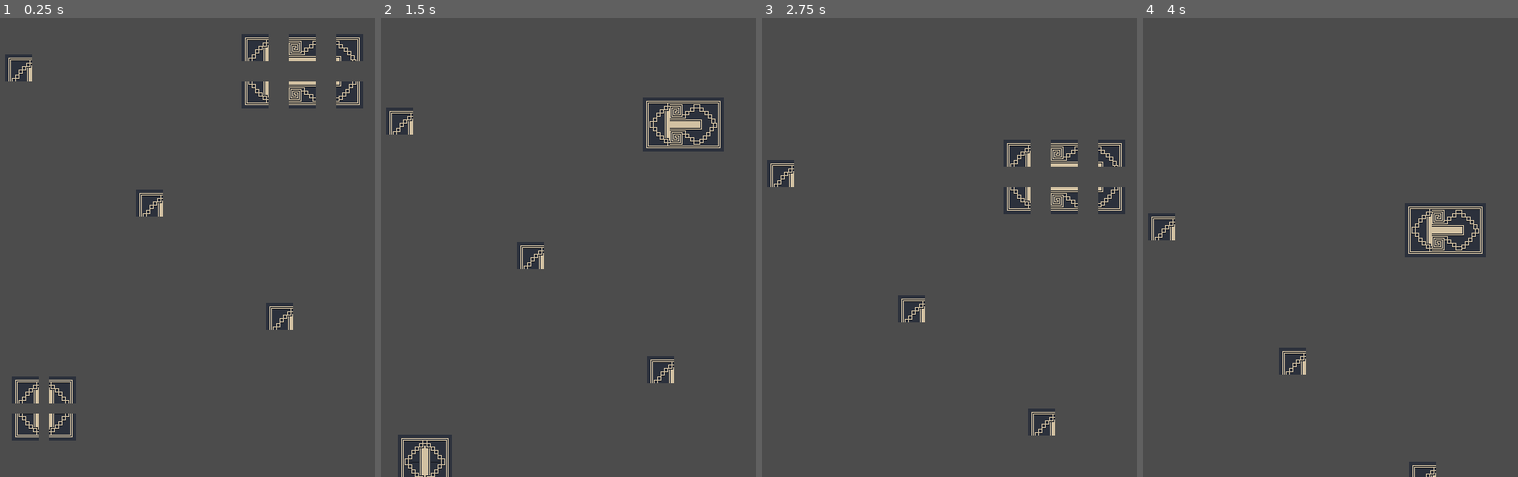
Above: before the commit, frames 1-4 (left to right).
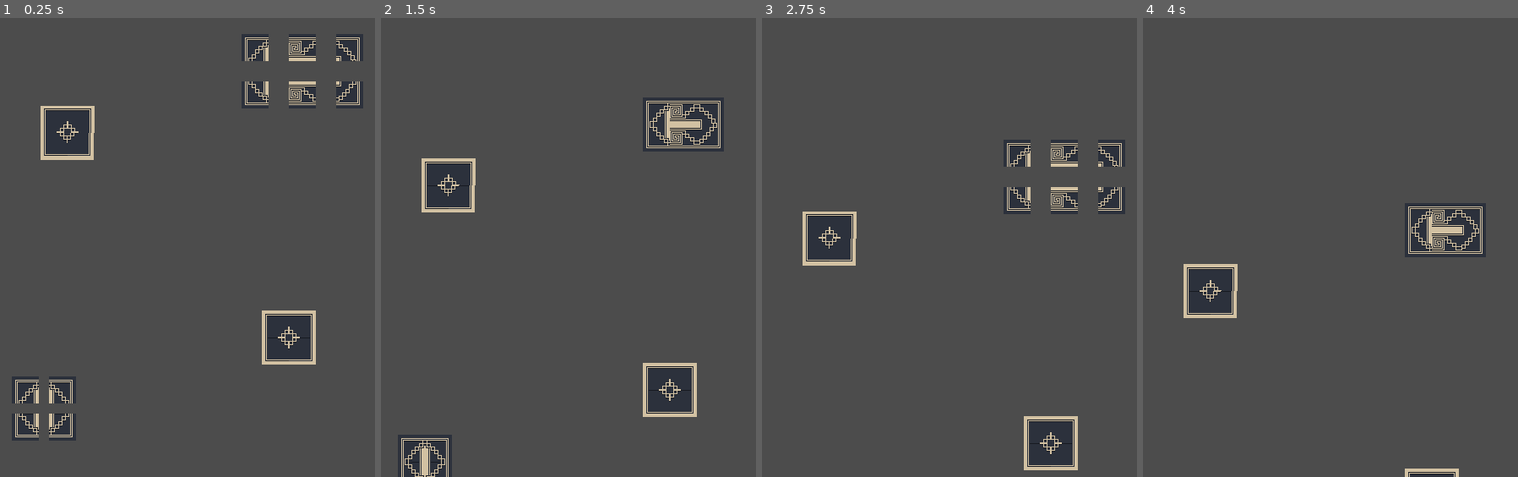
Above: after the commit, the same moments.

Repository: rustimacc/PROG3__TP05
Game: Godot game, scene res://Obstaculos/Obstaculo3.tscn
Two runs of this game, one before a commit and one after it. Both use one fixed random seed, a clock stepped at 60 frames per second and the inputs below. This scene is started directly instead of the project's main scene.
Inputs (mouse positions are in pixels of both pictures, inside the frame that each line leads up to):
- Up to frame 1 (0.25 s): no input
- Up to frame 2 (1.5 s): move the mouse to (662, 197) at 0.52 s; tap R (reiniciar) at 0.6 s; click (662, 197) at 0.67 s; tap Space (salto) at 0.77 s; drag from (448, 247) to (399, 109) at 1.27 s
- Up to frame 3 (2.75 s): move the mouse to (983, 109) at 2.02 s; tap R (reiniciar) at 2.1 s; click (983, 109) at 2.17 s
- Up to frame 4 (4 s): drag from (1285, 325) to (1424, 421) at 2.77 s; move the mouse to (1465, 297) at 3.52 s; tap R (reiniciar) at 3.6 s; click (1465, 297) at 3.67 s; tap Space (salto) at 3.77 s

The runs differ from the first frame. In frame 1, 4.2% of the frame differs, in the area x 1-85%, y 7-76%; in frame 2, 4.2%; in frame 3, 4.2%; in frame 4, 2.9%.

Commit message:
Se agregó obstaculo simple.

Diff:
--- /dev/null
+++ b/Objetos/Obs Simple.tscn
@@ -0,0 +1,25 @@
+[gd_scene load_steps=6 format=2]
+
+[ext_resource path="res://Sprites/Tiles/tile094.png" type="Texture" id=1]
+[ext_resource path="res://Sprites/Tiles/tile096.png" type="Texture" id=2]
+[ext_resource path="res://Objetos/cuadrado.tscn" type="PackedScene" id=3]
+[ext_resource path="res://Sprites/Tiles/tile022.png" type="Texture" id=4]
+[ext_resource path="res://Sprites/Tiles/tile021.png" type="Texture" id=5]
+
+[node name="Obs Simple" type="Node2D"]
+
+[node name="Cuadrado" parent="." instance=ExtResource( 3 )]
+position = Vector2( 15.8708, 16 )
+texture = ExtResource( 2 )
+
+[node name="Cuadrado2" parent="." instance=ExtResource( 3 )]
+position = Vector2( -16, 16 )
+texture = ExtResource( 1 )
+
+[node name="Cuadrado3" parent="." instance=ExtResource( 3 )]
+position = Vector2( -16, -16 )
+texture = ExtResource( 4 )
+
+[node name="Cuadrado4" parent="." instance=ExtResource( 3 )]
+position = Vector2( 16, -16 )
+texture = ExtResource( 5 )
--- a/Obstaculos/Obstaculo3.tscn
+++ b/Obstaculos/Obstaculo3.tscn
@@ -1,6 +1,6 @@
 [gd_scene load_steps=5 format=2]
 
-[ext_resource path="res://Objetos/cuadrado.tscn" type="PackedScene" id=1]
+[ext_resource path="res://Objetos/Obs Simple.tscn" type="PackedScene" id=1]
 [ext_resource path="res://Objetos/Rect 1 animado.tscn" type="PackedScene" id=2]
 [ext_resource path="res://Objetos/ObstaculoCuadrado.tscn" type="PackedScene" id=3]
 [ext_resource path="res://Obstaculos/Obstaculo1.gd" type="Script" id=4]
@@ -9,17 +9,14 @@
 pause_mode = 2
 script = ExtResource( 4 )
 
-[node name="Cuadrado" parent="." instance=ExtResource( 1 )]
-position = Vector2( 122.025, 103.895 )
-
-[node name="Cuadrado2" parent="." instance=ExtResource( 1 )]
-position = Vector2( 430.83, 397.736 )
-
-[node name="Cuadrado3" parent="." instance=ExtResource( 1 )]
-position = Vector2( 277.107, 263.059 )
-
 [node name="obstaculoLinea" parent="." instance=ExtResource( 2 )]
 position = Vector2( 458.037, 107.977 )
 
 [node name="ObstaculoCuadrado" parent="obstaculoLinea" instance=ExtResource( 3 )]
 position = Vector2( -306.084, 398.59 )
+
+[node name="Obs Simple" parent="." instance=ExtResource( 1 )]
+position = Vector2( 442.362, 422.43 )
+
+[node name="Obs Simple2" parent="." instance=ExtResource( 1 )]
+position = Vector2( 179.574, 179.999 )
--- a/Obstaculos/Obstaculo4.tscn
+++ b/Obstaculos/Obstaculo4.tscn
@@ -1,8 +1,9 @@
-[gd_scene load_steps=4 format=2]
+[gd_scene load_steps=5 format=2]
 
 [ext_resource path="res://Objetos/Rect 1 animado.tscn" type="PackedScene" id=1]
 [ext_resource path="res://Objetos/ObstaculoCuadrado.tscn" type="PackedScene" id=2]
 [ext_resource path="res://Obstaculos/Obstaculo1.gd" type="Script" id=3]
+[ext_resource path="res://Objetos/Obs Simple.tscn" type="PackedScene" id=4]
 
 [node name="Obstaculo4" type="Node2D"]
 pause_mode = 2
@@ -11,8 +12,11 @@
 [node name="obstaculoLinea" parent="." instance=ExtResource( 1 )]
 position = Vector2( 149.232, 449.43 )
 
-[node name="ObstaculoCuadrado2" parent="." instance=ExtResource( 2 )]
-position = Vector2( 452.596, 269.861 )
-
 [node name="ObstaculoCuadrado" parent="." instance=ExtResource( 2 )]
 position = Vector2( 147.872, 128.382 )
+
+[node name="Obs Simple" parent="." instance=ExtResource( 4 )]
+position = Vector2( 455.316, 165.112 )
+
+[node name="Obs Simple2" parent="." instance=ExtResource( 4 )]
+position = Vector2( 455.316, 363.727 )
--- a/Obstaculos/Obstaculo5.tscn
+++ b/Obstaculos/Obstaculo5.tscn
@@ -1,17 +1,18 @@
-[gd_scene load_steps=3 format=2]
+[gd_scene load_steps=4 format=2]
 
 [ext_resource path="res://Objetos/ObstaculoCuadrado.tscn" type="PackedScene" id=1]
 [ext_resource path="res://Obstaculos/Obstaculo1.gd" type="Script" id=2]
+[ext_resource path="res://Objetos/Obs Simple.tscn" type="PackedScene" id=3]
 
 [node name="Obstaculo5" type="Node2D"]
 pause_mode = 2
 script = ExtResource( 2 )
 
 [node name="ObstaculoCuadrado" parent="." instance=ExtResource( 1 )]
-position = Vector2( 161.476, 350.123 )
+position = Vector2( 150.593, 269.861 )
 
 [node name="ObstaculoCuadrado2" parent="." instance=ExtResource( 1 )]
 position = Vector2( 478.443, 427.664 )
 
-[node name="ObstaculoCuadrado3" parent="." instance=ExtResource( 1 )]
-position = Vector2( 447.154, 121.58 )
+[node name="Obs Simple" parent="." instance=ExtResource( 3 )]
+position = Vector2( 459.397, 99.8143 )
--- a/Obstaculos/Obstaculo6.tscn
+++ b/Obstaculos/Obstaculo6.tscn
@@ -14,7 +14,7 @@
 position = Vector2( 210.274, 381.707 )
 
 [node name="ObstaculoCuadrado" parent="." instance=ExtResource( 3 )]
-position = Vector2( 478.151, 189.184 )
+position = Vector2( 469.252, 248 )
 
 [node name="Rect 1 animado" parent="." instance=ExtResource( 1 )]
 position = Vector2( 187.031, 127.967 )
Binary file added: Sprites/Tiles/tile094.png
Not shown, added: Sprites/Tiles/tile094.png.import
Binary file added: Sprites/Tiles/tile096.png
Not shown, added: Sprites/Tiles/tile096.png.import
